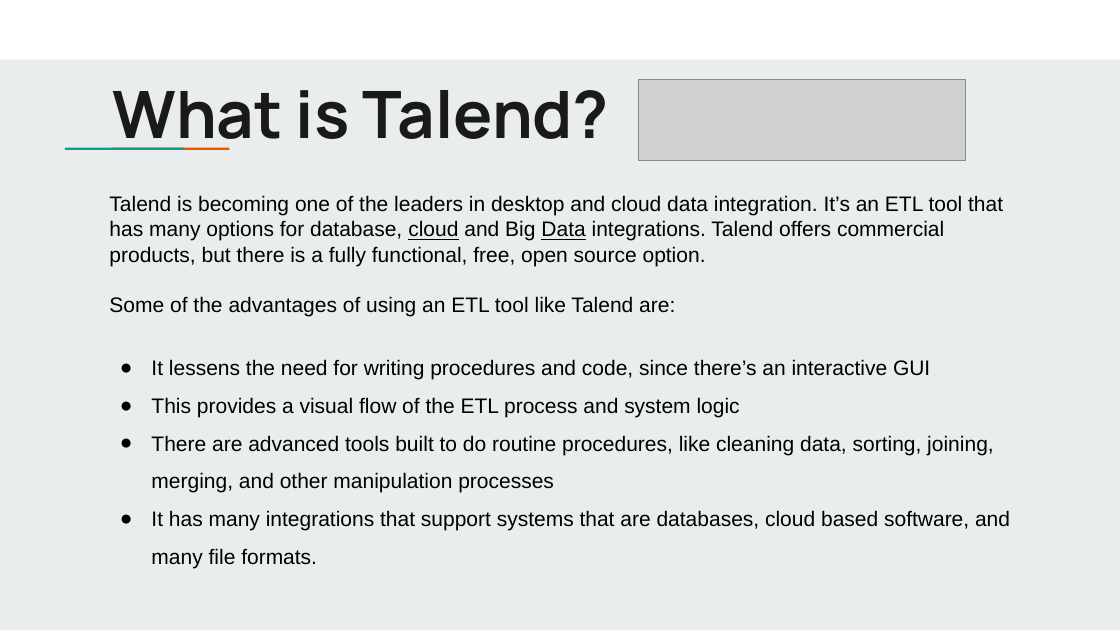
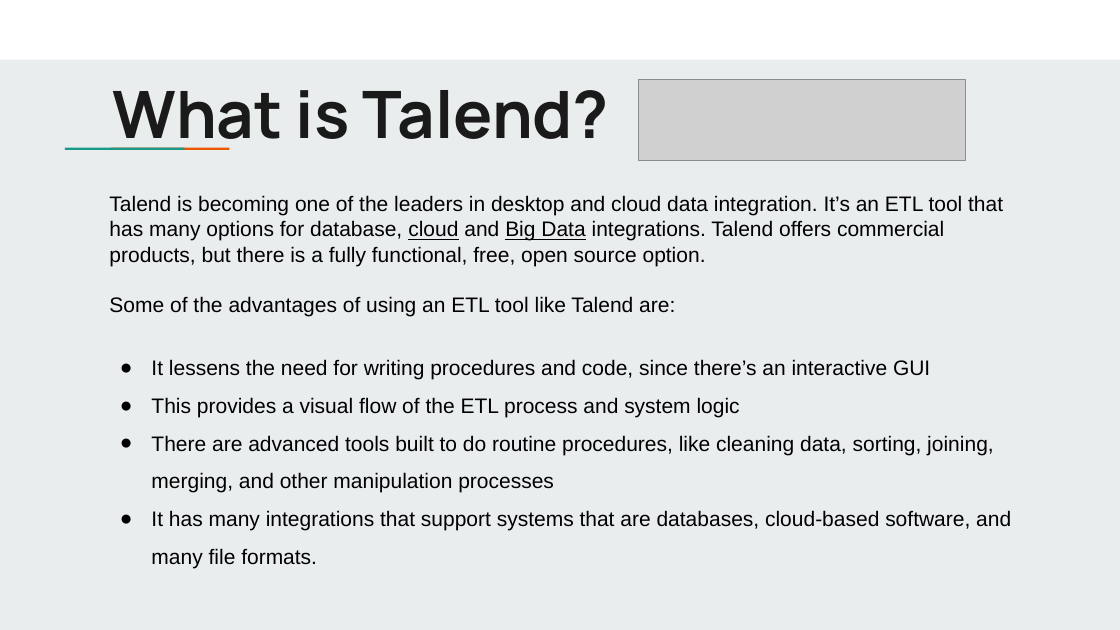
Before and after one commit to jbergmann56/OSDA-DataManipulationAndManagement, a slide deck: slide 6 of Lectures/(8) Tools for Data Manipulation _ Management.pptx. Drawn at 1120x630 pixels with LibreOffice and Linux fonts; fonts in the diff are those of the drawing; grey boxes stand for pictures. Boxes give left, top, right and bottom in pixels: in the first picture for what was removed or moved away, otherwise in the second. Text is boxed around its words. In the diff, an @@ line names an element or a change of style, - is before the commit and + after.

```diff
--- a/Lectures/(8) Tools for Data Manipulation _ Management.pptx
+++ b/Lectures/(8) Tools for Data Manipulation _ Management.pptx
@@ text at (109, 195, 1003, 266): underline on in "Big" @@
@@ text at (151, 510, 1011, 569): text changed @@
-● It has many integrations that support systems that are databases, cloud based software, and many file formats.
+● It has many integrations that support systems that are databases, cloud-based software, and many file formats.
```
Also in this commit, not shown: 2 other slides changed, 5 other files.
